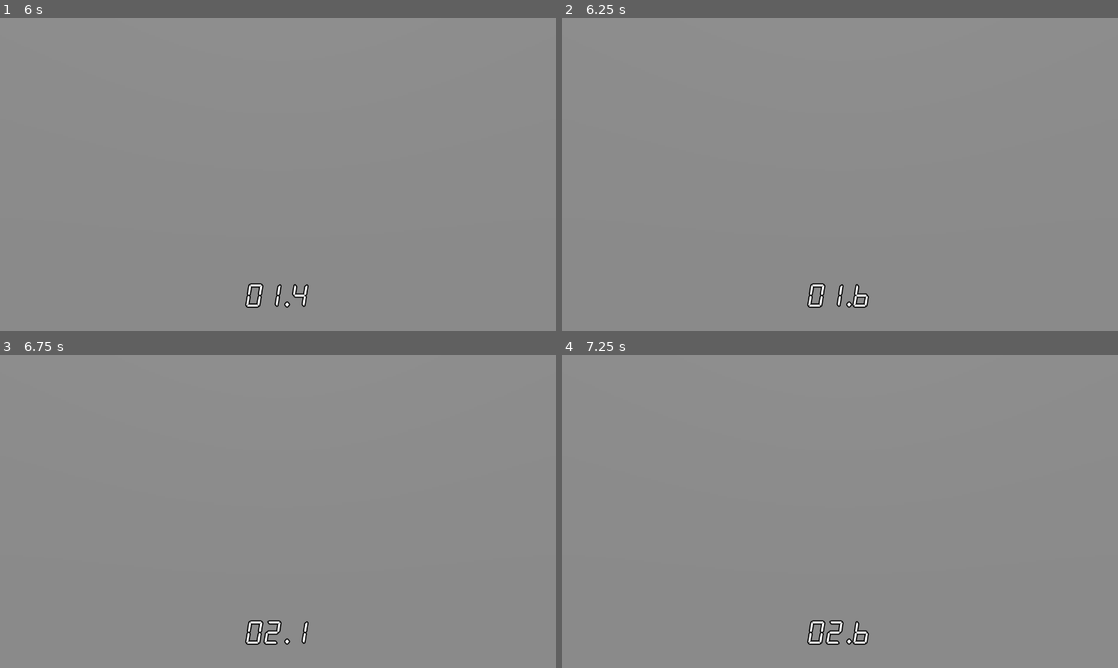
Above: before the commit, frames 1-4 (two rows, left to right).
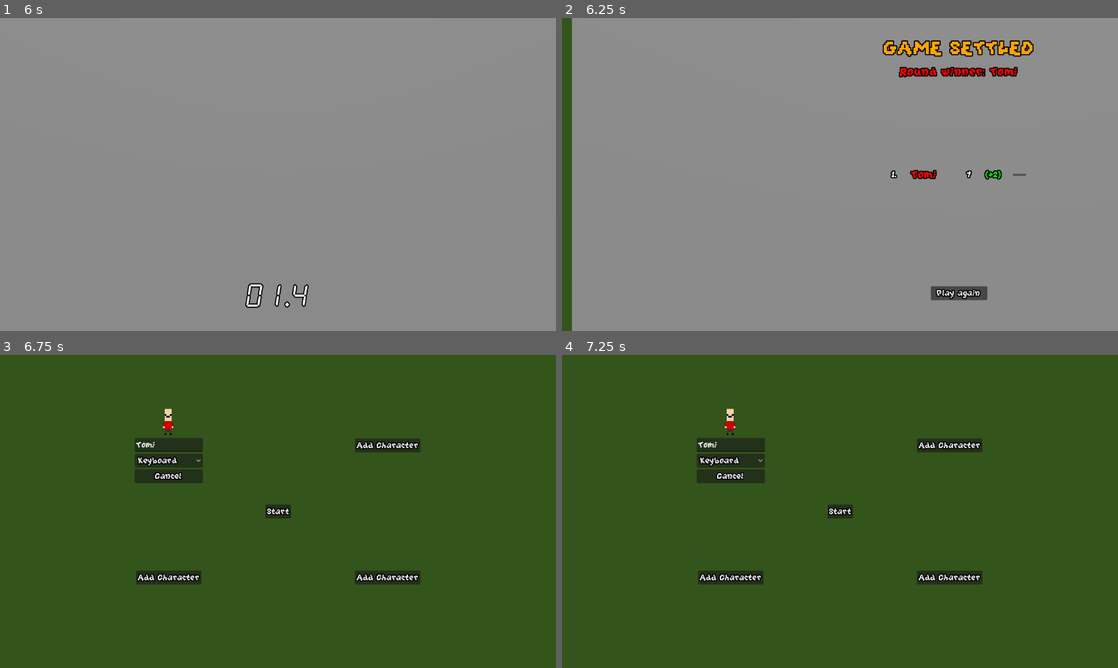
Above: after the commit, the same moments.

Repository: Laks0/weighted-dice-3d
Game: Godot game, scene res://Scenes/MainMenu/MainMenu.tscn
The game is run twice, just before and just after one commit, with the same random seed, the same clock (stepped at 60 frames per second) and the same inputs.
Inputs (mouse positions are in pixels of both pictures, inside the frame that each line leads up to):
- Up to frame 1 (6 s): click "Vamo" at 0.5 s; click "Start" at 1.25 s; tap Enter (grab_mouse) at 2, 3.6 s; hold D (move_right_kb) 2.03-2.78 s; tap Backspace (die, bound only after the commit) at 2.1, 3.05, 3.8, 4.55, 5.3 s; hold S (move_down_kb) 2.78-3.53 s; tap Alt (grab_kb2) at 2.85 s; hold D (move_right_kb) 3.53-4.28 s; hold W (move_up_kb) 4.28-5.03 s; tap Down (move_down_kb2) at 4.35 s; tap Space at 5 s; hold A (move_left_kb) from 5.03 s (still down); tap Left (move_left_kb2) at 5.1 s; tap Right (move_right_kb2) at 5.85 s
- Up to frame 2 (6.25 s): keep holding A (move_left_kb); tap Backspace (die, bound only after the commit) at 6.05 s
- Up to frame 3 (6.75 s): release A (move_left_kb) at 6.5 s; click (394, 630) at 6.5 s, where only the run after the commit has a clickable "Play again"
- Up to frame 4 (7.25 s): no input

Frame 1 is identical in both runs. In frame 2, 4.6% of the frame differs, in the area x 0-85%, y 0-100%; in frame 3, 100%, in the area x 0-100%, y 0-100%; in frame 4, 100%.
Error after the commit: Modulo by zero error in operator '%'. (res://addons/xsm/state_rand.gd:107)

Commit message:
Animación de fin de ronda

Diff:
--- a/Classes/Die/Die.tscn
+++ b/Classes/Die/Die.tscn
@@ -88,11 +88,7 @@
 [node name="RandomAttack" type="Node" parent="StateMachine"]
 script = ExtResource("4_m8stm")
 randomized = true
-priorities = {
-"Bursts": 1,
-"Jumps": 1,
-"PickRandom": 1
-}
+priorities = {}
 disabled = false
 debug_mode = false
 target_path = NodePath("")
--- a/Classes/Die/StateMachine.gd
+++ b/Classes/Die/StateMachine.gd
@@ -4,5 +4,7 @@
 func _on_enter(_args):
 	change_to_next_substate()
 
-func _after_enter(_args):
-	pass
+func _on_update(_delta):
+	# Desabilita todo estado cuando alguien ganó
+	if target.get_parent().getLivingMonigotes().size() == 0:
+		disabled = true
--- a/Classes/Monigotes/Monigote.gd
+++ b/Classes/Monigotes/Monigote.gd
@@ -69,6 +69,10 @@
 		$AnimatedSprite.modulate = Color.DARK_GRAY
 	else:
 		$AnimatedSprite.modulate.a = 1
+
+	# DEBUG
+	if Input.is_action_just_pressed("die"):
+		emit_signal("died")
 
 func _physics_process(delta):
 	var dir : Vector2 = Controllers.getDirection(controller)
--- a/Scenes/Arena/Arena.gd
+++ b/Scenes/Arena/Arena.gd
@@ -2,6 +2,7 @@
 class_name Arena
 
 signal effectStarted(effect)
+signal gameEnded(winner) # winner : Monigote
 
 @onready var effects : Array = $Effects.get_children()
 
@@ -64,14 +65,11 @@
 	monigotes.erase(mon)
 
 	if monigotesAlive == 1:
-		endGame(monigotes[0].player.id)
+		await get_tree().create_timer(.8).timeout
+		emit_signal("gameEnded", monigotes[0])
 	if monigotesAlive == 0:
-		endGame(mon.player.id)
-
-func endGame(winnerId : int):
-	BetHandler.settleBet(winnerId)
-
-	get_tree().change_scene_to_file("res://Scenes/RoundEnd/RoundEnd.tscn")
+		await get_tree().create_timer(.8).timeout
+		emit_signal("gameEnded", mon)
 
 func getMainLight() -> DirectionalLight3D:
 	return $DirectionalLight3D
@@ -84,3 +82,7 @@
 
 func getFullTexture() -> ViewportTexture:
 	return $FullViewport.get_texture()
+
+## Dado un punto en el mundo 3d, devuelve la posición 2d que ocupa ese punto en pantalla
+func getScreenPos(pos3d : Vector3) -> Vector2:
+	return $Camera3D.unproject_position(pos3d)
--- a/Scenes/Arena/Arena2d.gd
+++ b/Scenes/Arena/Arena2d.gd
@@ -1,6 +1,13 @@
 extends Control
 
+func _ready():
+	%Arena.connect("gameEnded", $EndGameAnimation.startAnimation)
+	%Arena.connect("gameEnded", endGame)
+
 func _process(_delta):
-	$HiResTexture.texture = %Arena.getHiResTexture()
-	$HiResTexture.material.set_shader_parameter("fullTexture", %Arena.getFullTexture())
-	$HiResTexture.material.set_shader_parameter("lowTexture", %Arena.getLowResTexture())
+	%HiResTexture.texture = %Arena.getHiResTexture()
+	%HiResTexture.material.set_shader_parameter("fullTexture", %Arena.getFullTexture())
+	%HiResTexture.material.set_shader_parameter("lowTexture", %Arena.getLowResTexture())
+
+func endGame(_winner : Monigote):
+	get_tree().paused = true
--- a/Scenes/Arena/Arena2d.tscn
+++ b/Scenes/Arena/Arena2d.tscn
@@ -1,9 +1,11 @@
-[gd_scene load_steps=6 format=3 uid="uid://csr517ks82sen"]
+[gd_scene load_steps=8 format=3 uid="uid://csr517ks82sen"]
 
 [ext_resource type="Shader" path="res://Scenes/Arena/Arena2d.gdshader" id="1_2d4xw"]
 [ext_resource type="Script" path="res://Scenes/Arena/Arena2d.gd" id="1_77ke4"]
 [ext_resource type="PackedScene" uid="uid://bpdrpg3p4qn3t" path="res://Scenes/Arena/Arena.tscn" id="1_cvxfn"]
 [ext_resource type="PackedScene" uid="uid://dmyacifxq8ln1" path="res://Classes/HUD/HUD.tscn" id="2_mhr00"]
+[ext_resource type="Script" path="res://Scenes/Arena/EndGameAnimation.gd" id="5_3sniq"]
+[ext_resource type="PackedScene" uid="uid://x6hvhmpe0mb8" path="res://Scenes/RoundEnd/RoundEnd.tscn" id="6_5toah"]
 
 [sub_resource type="ShaderMaterial" id="ShaderMaterial_fmagg"]
 shader = ExtResource("1_2d4xw")
@@ -17,7 +19,8 @@
 grow_vertical = 2
 script = ExtResource("1_77ke4")
 
-[node name="SubViewportContainer" type="SubViewportContainer" parent="."]
+[node name="LowResContainer" type="SubViewportContainer" parent="."]
+unique_name_in_owner = true
 layout_mode = 1
 anchors_preset = 15
 anchor_right = 1.0
@@ -27,17 +30,18 @@
 stretch = true
 stretch_shrink = 4
 
-[node name="SubViewport" type="SubViewport" parent="SubViewportContainer"]
+[node name="LowResViewport" type="SubViewport" parent="LowResContainer"]
 own_world_3d = true
 transparent_bg = true
 handle_input_locally = false
 size = Vector2i(320, 180)
 render_target_update_mode = 4
 
-[node name="Arena" parent="SubViewportContainer/SubViewport" instance=ExtResource("1_cvxfn")]
+[node name="Arena" parent="LowResContainer/LowResViewport" instance=ExtResource("1_cvxfn")]
 unique_name_in_owner = true
 
 [node name="HiResTexture" type="TextureRect" parent="."]
+unique_name_in_owner = true
 material = SubResource("ShaderMaterial_fmagg")
 layout_mode = 1
 anchors_preset = 15
@@ -47,5 +51,41 @@
 grow_vertical = 2
 
 [node name="HUD" parent="." node_paths=PackedStringArray("arena") instance=ExtResource("2_mhr00")]
+unique_name_in_owner = true
 layout_mode = 1
-arena = NodePath("../SubViewportContainer/SubViewport/Arena")
+arena = NodePath("../LowResContainer/LowResViewport/Arena")
+
+[node name="EndGameAnimation" type="Control" parent="."]
+process_mode = 3
+layout_mode = 1
+anchors_preset = 15
+anchor_right = 1.0
+anchor_bottom = 1.0
+grow_horizontal = 2
+grow_vertical = 2
+script = ExtResource("5_3sniq")
+
+[node name="Background" type="TextureRect" parent="EndGameAnimation"]
+layout_mode = 1
+anchors_preset = 15
+anchor_right = 1.0
+anchor_bottom = 1.0
+grow_horizontal = 2
+grow_vertical = 2
+expand_mode = 2
+
+[node name="RoundEnd" parent="EndGameAnimation" instance=ExtResource("6_5toah")]
+visible = false
+layout_mode = 1
+anchors_preset = 11
+anchor_left = 1.0
+offset_left = -733.0
+grow_horizontal = 0
+
+[node name="WinnerPoint" type="ReferenceRect" parent="EndGameAnimation"]
+layout_mode = 0
+offset_left = 373.0
+offset_top = 343.0
+offset_right = 383.0
+offset_bottom = 351.0
+border_width = 5.0
--- /dev/null
+++ b/Scenes/Arena/EndGameAnimation.gd
@@ -0,0 +1,30 @@
+extends Control
+
+@export var zoomScale : float = 3
+
+func startAnimation(winner: Monigote):
+	$Background.texture = ImageTexture.create_from_image(
+	get_viewport().get_texture().get_image())
+
+	%HiResTexture.visible = false
+	%LowResContainer.visible = false
+	%HUD.visible = false
+
+	var zoomPos = %Arena.getScreenPos(winner.position)
+	zoomPos *= %LowResContainer.stretch_shrink
+
+	# Es más fácil hacer el zoom cuando el pivot offset está en el punto al que
+	# nos queremos acercar
+	$Background.pivot_offset = zoomPos
+
+	var tween := create_tween().set_ease(Tween.EASE_OUT)
+
+	tween.tween_property($Background, "scale", Vector2.ONE * .9, .1)
+	tween.tween_property($Background, "position", $WinnerPoint.position - zoomPos, .2)
+	tween.parallel().tween_property($Background, "scale", Vector2.ONE * zoomScale, .2)
+
+	# A poner luego en su lugar en la animación
+	BetHandler.settleBet(winner.player.id)
+
+	$RoundEnd.setupBoard()
+	$RoundEnd.visible = true
--- a/Scenes/RoundEnd/RoundEnd.gd
+++ b/Scenes/RoundEnd/RoundEnd.gd
@@ -4,7 +4,7 @@
 
 var gameEnded := false
 
-func _ready():
+func setupBoard():
 	if BetHandler.round == BetHandler.roundAmount or PlayerHandler.getPlayersAlive().size() <= 1:
 		gameEnded = true
 		$Title.text = "GAME SETTLED"
@@ -24,11 +24,8 @@
 		entry.setup(player, i+1)
 		$Leaderboard.add_child(entry)
 
-func _process(_delta):
-	if Input.is_action_just_pressed("ui_accept"):
-		_on_next_round_pressed()
-
 func _on_next_round_pressed():
+	get_tree().paused = false
 	if gameEnded:
 		get_tree().change_scene_to_file("res://Scenes/CharacterScreen/CharacterScreen.tscn")
 	else:
--- a/project.godot
+++ b/project.godot
@@ -205,6 +205,11 @@
 "events": [Object(InputEventKey,"resource_local_to_scene":false,"resource_name":"","device":-1,"window_id":0,"alt_press …(182 unchanged characters)…
 ]
 }
+die={
+"deadzone": 0.5,
+"events": [null, Object(InputEventKey,"resource_local_to_scene":false,"resource_name":"","device":-1,"window_id":0,"alt_pressed":false,"shift_pressed":false,"ctrl_pressed":false,"meta_pressed":false,"pressed":false,"keycode":0,"physical_keycode":4194308,"key_label":0,"unicode":0,"echo":false,"script":null)
+]
+}
 
 [layer_names]
 
